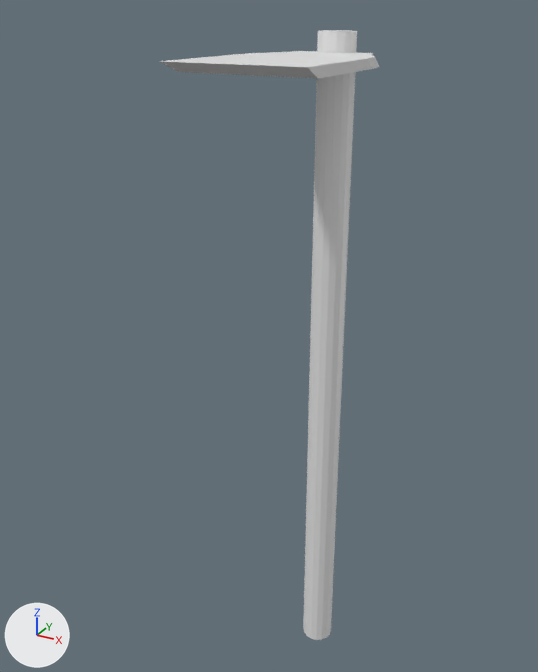
The Blender file Assets/Prefabs/BlenderFiles/Hoe.blend as it was, and as the next commit left it.
Before and after are seen from a camera (50 mm lens) standing at (0.834, -1.876, 1.052) and looking at (-0.096, -0.187, 0.207). The axes (+X, +Y, +Z) are drawn at lower left. The lights are the same throughout. The older version comes first.
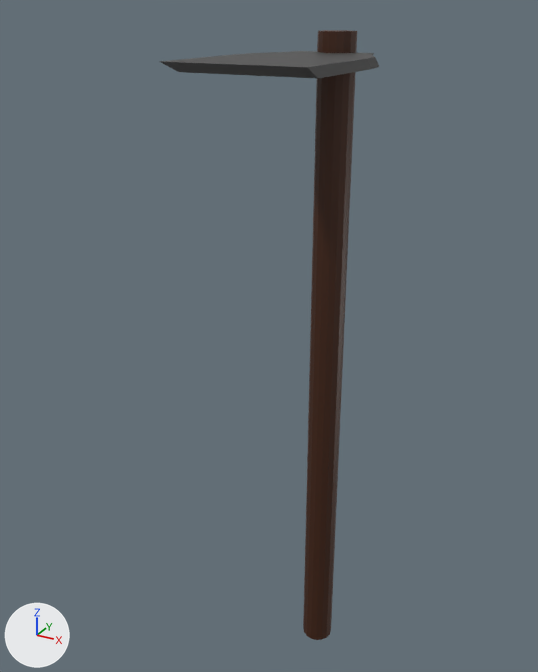
Pixel boxes [x1, y1, x2, y2] of what changed, in the pictures (538 x 672 px):
'Cylinder', recoloured (white to brown): [303, 30, 357, 640] in both
'Grid', recoloured (white to dark grey): [159, 51, 379, 78] in both

The change in detail:
Material 'Material' (mat_material) is new.
Its base color is (0.0548, 0.0548, 0.0548) (dark grey #424242).
Material 'Material.001' (mat_material_001) is new.
Its base color is (0.0548, 0.0139, 0.00222) (brown #421f07).
me_cylinder has 32 vertices, 18 faces and spans x -0.05..0.05, y -0.05..0.05, z -1.0..1.0.
me_cylinder gains material mat_material_001 (brown #421f07).
me_grid_001 has 96 vertices, 94 faces and spans x -0.174..0.174, y -0.1..0.278, z -0.025..0.0.
me_grid_001 gains material mat_material (dark grey #424242).
